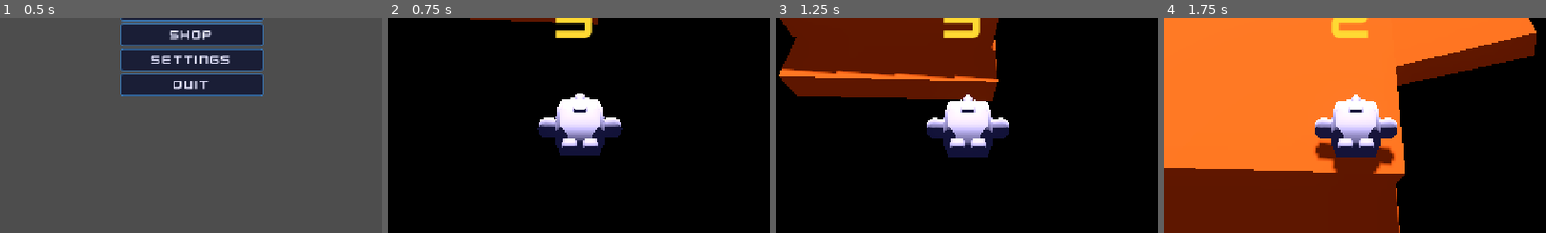
Above: before the commit, frames 1-4 (left to right).
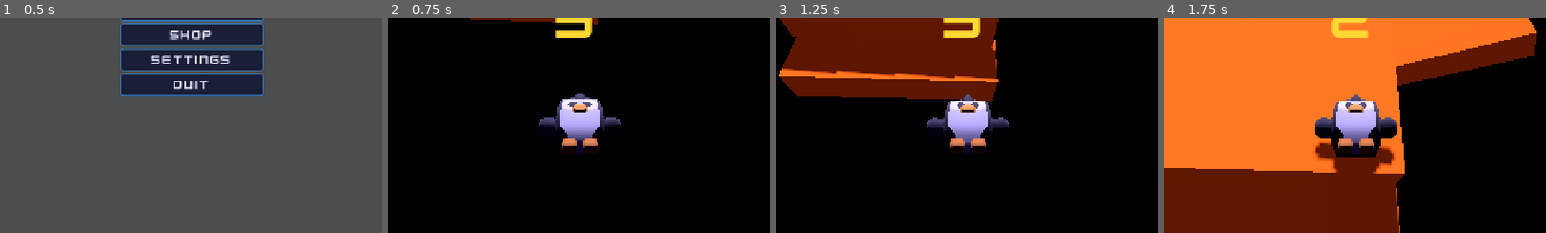
Above: after the commit, the same moments.

Repository: Dinozor/space-jumper
Game: Godot game, scene res://game/main/main.tscn
Same seed, same stepped clock (60 frames per second), same inputs: the game is played once before the commit and once after it.
Inputs (mouse positions are % of the whole screen's width and height, from its top left):
- Up to frame 1 (0.5 s): no input
- Up to frame 2 (0.75 s): click "Play" at 0.5 s
- Up to frame 3 (1.25 s): no input
- Up to frame 4 (1.75 s): tap Enter at 1.25 s; move the mouse to (72, 45) at 1.27 s; hold D (move_right) from 1.28 s (still down); click (72, 45) at 1.35 s; tap Space (jump) at 1.52 s
The pictures show only the part of the screen within x 25-75%, y 50-100%; the shares and areas given below are measured in that part.

Frame 1 is identical in both runs. In frame 2, 3.8% of the frame differs, in the area x 39-62%, y 35-64%; in frame 3, 3.8%; in frame 4, 3.8%, in the area x 39-61%, y 35-65%.

Commit message:
fix(player): swap character mesh on game start
Add mesh_scene to cat.tres and bear.tres, copy animal-cat.glb and
animal-polar.glb (plus shared Textures/colormap.png) into the project,
and call _apply_character_mesh in player._ready() to replace the
default penguin mesh with the selected character's GLB at runtime.

Co-Authored-By: Claude Sonnet 4.6 <noreply@anthropic.com>

Diff:
--- a/game/player/player.gd
+++ b/game/player/player.gd
@@ -44,6 +44,7 @@
 
 func _ready() -> void:
 	_apply_character_stats()
+	_apply_character_mesh()
 	_build_abilities()
 
 
@@ -59,6 +60,20 @@
 	_move_speed_override = char_data.move_speed * speed_bonus
 	_bounce_force_override = char_data.jump_force * jump_bonus
 	_aerodynamics = char_data.aerodynamics * aero_bonus
+
+
+func _apply_character_mesh() -> void:
+	var char_data: CharacterData = GameState.get_current_character()
+	if char_data == null or char_data.mesh_scene == null:
+		return
+	var new_mesh: Node3D = char_data.mesh_scene.instantiate() as Node3D
+	if new_mesh == null:
+		return
+	new_mesh.name = "Mesh"
+	new_mesh.transform = _mesh.transform
+	_mesh.queue_free()
+	add_child(new_mesh)
+	_mesh = new_mesh
 
 
 func _build_abilities() -> void:
--- a/resources/characters/bear.tres
+++ b/resources/characters/bear.tres
@@ -1,6 +1,7 @@
 [gd_resource type="Resource" script_class="CharacterData" format=3]
 
 [ext_resource type="Script" path="res://core/models/character_data.gd" id="Script_CharacterData"]
+[ext_resource type="PackedScene" uid="uid://bb3vafphocr8a" path="res://assets/kenney/models/characters/animal-polar.glb" id="Scene_Mesh"]
 
 [resource]
 script = ExtResource("Script_CharacterData")
@@ -10,3 +11,4 @@
 move_speed = 6.0
 jump_force = 15.0
 aerodynamics = 1.4
+mesh_scene = ExtResource("Scene_Mesh")
--- a/resources/characters/cat.tres
+++ b/resources/characters/cat.tres
@@ -1,6 +1,7 @@
 [gd_resource type="Resource" script_class="CharacterData" format=3]
 
 [ext_resource type="Script" path="res://core/models/character_data.gd" id="Script_CharacterData"]
+[ext_resource type="PackedScene" uid="uid://bb31ce6omx4cp" path="res://assets/kenney/models/characters/animal-cat.glb" id="Scene_Mesh"]
 
 [resource]
 script = ExtResource("Script_CharacterData")
@@ -10,3 +11,4 @@
 move_speed = 10.0
 jump_force = 10.0
 aerodynamics = 0.8
+mesh_scene = ExtResource("Scene_Mesh")
Binary file added: assets/kenney/models/characters/Textures/colormap.png
Not shown, added: assets/kenney/models/characters/Textures/colormap.png.import
Binary file added: assets/kenney/models/characters/animal-cat.glb
Not shown, added: assets/kenney/models/characters/animal-cat.glb.import
Binary file added: assets/kenney/models/characters/animal-polar.glb
Not shown, added: assets/kenney/models/characters/animal-polar.glb.import
